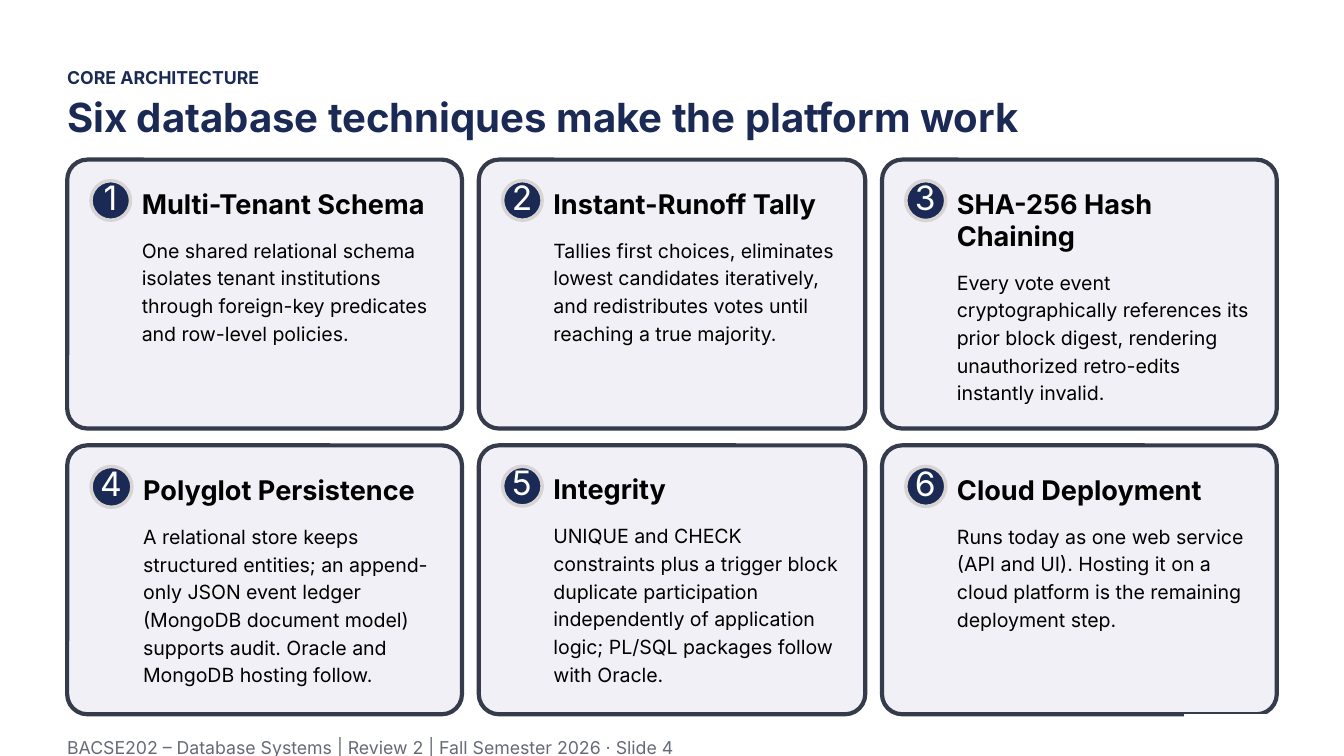
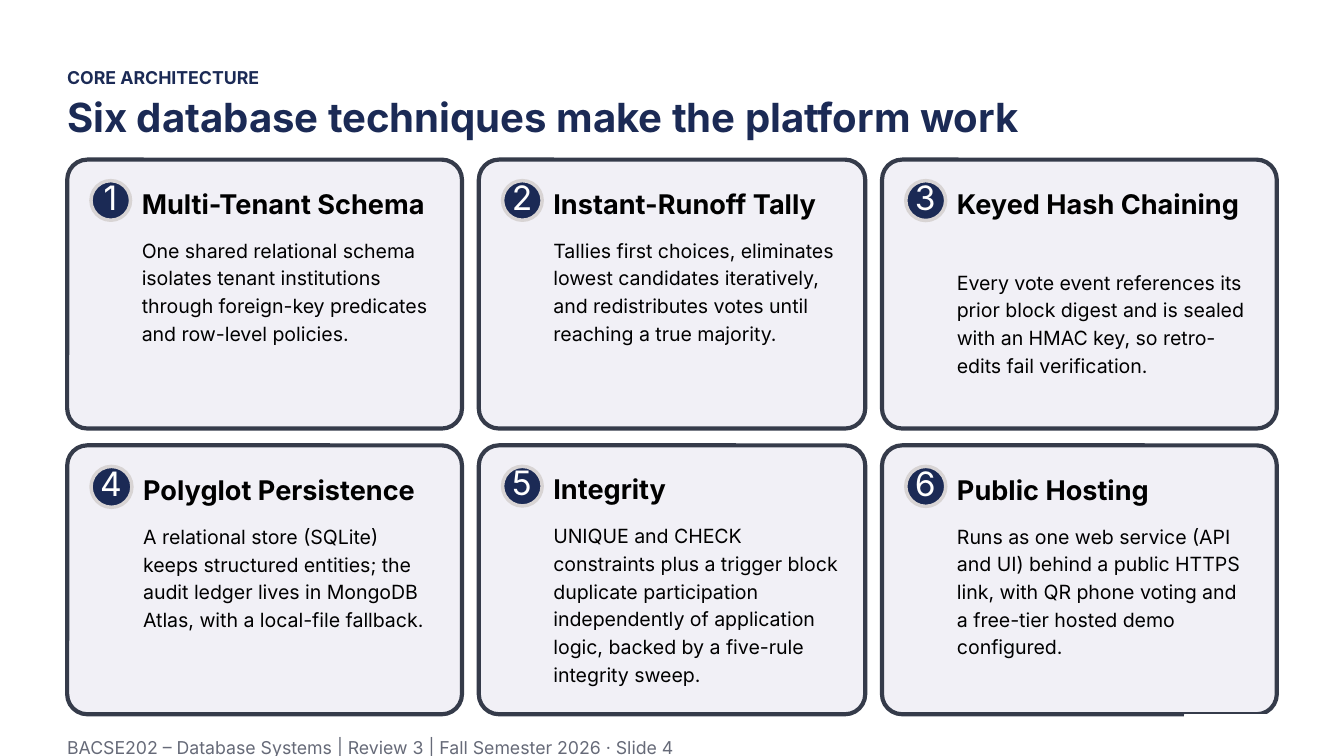
Before and after one commit to Tharakeshtj/polyvote-election-platform, a slide deck: slide 4 of docs/PolyVote_Review3_Final.pptx. Drawn at 1344x756 pixels with LibreOffice and Linux fonts; fonts in the diff are those of the drawing; background and template pictures are left out. Boxes give left, top, right and bottom in pixels: in the first picture for what was removed or moved away, otherwise in the second. Text is boxed around its words. In the diff, an @@ line names an element or a change of style, - is before the commit and + after.

```diff
--- a/docs/PolyVote_Review3_Final.pptx
+++ b/docs/PolyVote_Review3_Final.pptx
@@ text at (957, 193, 1239, 220): text changed @@
-SHA-256 Hash Chaining
+Keyed Hash Chaining
@@ text at (957, 275, 1244, 374): text changed @@
-Every vote event cryptographically references its prior block digest, rendering unauthorized retro-edits instantly invalid.
+Every vote event references its prior block digest and is sealed with an HMAC key, so retro-edits fail verification.
@@ text at (957, 479, 1149, 506): text changed @@
-Cloud Deployment
+Public Hosting
@@ text at (143, 528, 424, 631): text changed @@
-A relational store keeps structured entities; an append-only JSON event ledger (MongoDB document model) supports audit. Oracle and MongoDB hosting follow.
+A relational store (SQLite) keeps structured entities; the audit ledger lives in MongoDB Atlas, with a local-file fallback.
@@ text at (553, 528, 838, 659): text changed @@
-UNIQUE and CHECK constraints plus a trigger block duplicate participation independently of application logic; PL/SQL packages follow with Oracle.
+UNIQUE and CHECK constraints plus a trigger block duplicate participation independently of application logic, backed by a five-rule integrity sweep.
@@ text at (957, 528, 1240, 659): text changed @@
-Runs today as one web service (API and UI). Hosting it on a cloud platform is the remaining deployment step.
+Runs as one web service (API and UI) behind a public HTTPS link, with QR phone voting and a free-tier hosted demo configured.
@@ text at (67, 741, 673, 756): text changed @@
-BACSE202 – Database Systems | Review 2 | Fall Semester 2026 · Slide 4
+BACSE202 – Database Systems | Review 3 | Fall Semester 2026 · Slide 4
```
Also in this commit, not shown: 18 other slides changed, 3 other files.
